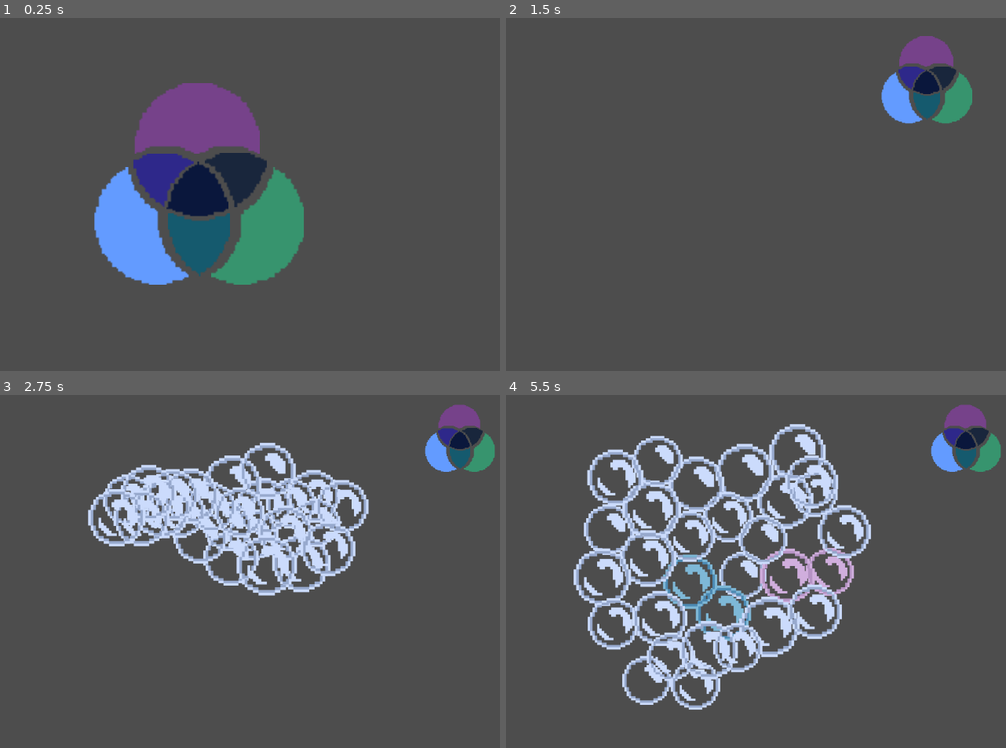
Above: before the commit, frames 1-4 (two rows, left to right).
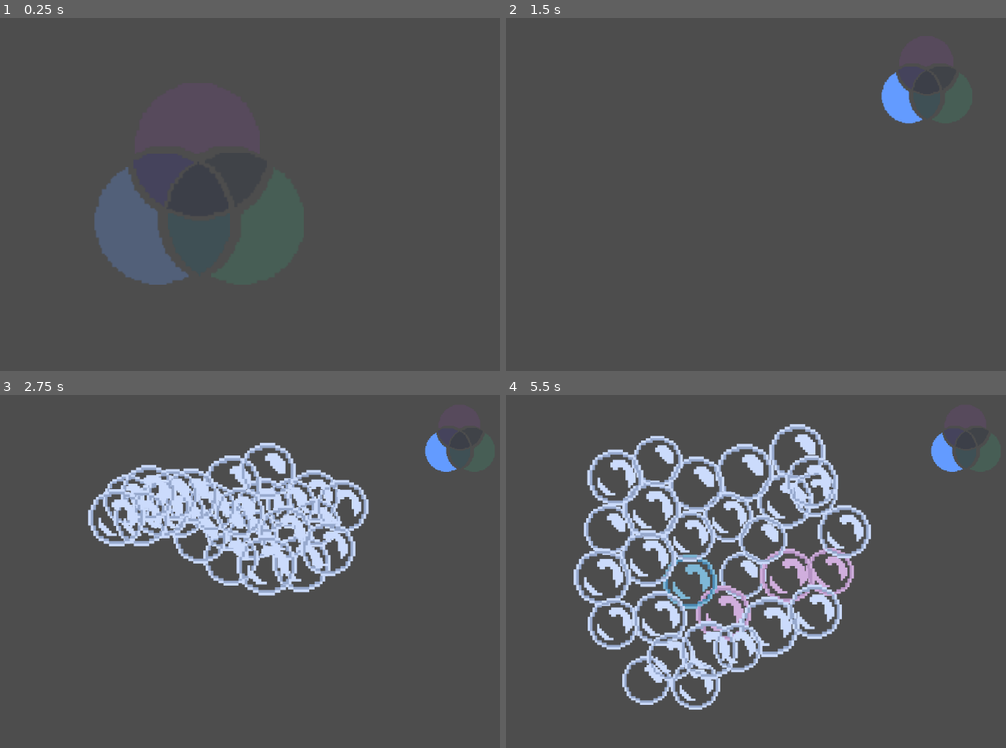
Above: after the commit, the same moments.

Repository: davirss/fakeltd.
Game: Godot game, scene res://Scenes/game.tscn
Same seed, same stepped clock (60 frames per second), same inputs: the game is played once before the commit and once after it. This scene is started directly instead of the project's main scene.
Inputs (mouse positions are in pixels of both pictures, inside the frame that each line leads up to):
- Up to frame 1 (0.25 s): no input
- Up to frame 2 (1.5 s): tap Enter (ui_accept) at 0.5, 0.77 s; move the mouse to (651, 226) at 0.52 s; click (651, 226) at 0.6 s; move the mouse to (891, 134) at 1.27 s; click (891, 134) at 1.35 s
- Up to frame 3 (2.75 s): tap Enter (ui_accept) at 1.52 s; move the mouse to (240, 504) at 2.02 s; click (240, 504) at 2.1 s
- Up to frame 4 (5.5 s): move the mouse to (806, 564) at 2.77 s; click (806, 564) at 2.85 s; tap Enter (ui_accept) at 3.02, 3.77, 4.52 s; move the mouse to (751, 546) at 3.52 s; click (751, 546) at 3.6 s; move the mouse to (851, 486) at 4.27 s; click (851, 486) at 4.35 s; move the mouse to (811, 539) at 5.02 s; click (811, 539) at 5.1 s

The runs differ from the first frame. In frame 1, 15% of the frame differs, in the area x 18-61%, y 18-76%; in frame 2, 2.2%; in frame 3, 1.3%; in frame 4, 1.8%.

Commit message:
Make Venn diagram show user selection

Diff:
--- a/Scripts/venn_controller.gd
+++ b/Scripts/venn_controller.gd
@@ -1,97 +1,162 @@
-extends Node2D
+extends VennControllerDefinitions
+
 
 var right = false
 var left = false
 var top = false
 var selected = false
 
+@onready var _left_piece = LEFT_PIECE
+@onready var _left_right_piece = LEFT_RIGHT_PIECE
+@onready var _right_piece = RIGHT_PIECE
+@onready var _right_top_piece = RIGHT_TOP_PIECE
+@onready var _top_piece = TOP_PIECE
+@onready var _top_left_piece = LEFT_TOP_PIECE
+@onready var _center_piece = CENTER_PIECE
+
+
+func _ready():
+	_fade_all()
+
+
 func _process(delta: float) -> void:
 	if !selected && (Input.is_action_just_pressed("ui_accept") || Input.is_action_just_pressed("Select")):
 		_send_signal(left, top, right)
+
+
+func _fade_none() -> void:
+	if selected:
+		return
+
+	_left_piece.modulate = Color.WHITE
+	_left_right_piece.modulate = Color.WHITE
+	_right_piece.modulate = Color.WHITE
+	_right_top_piece.modulate = Color.WHITE
+	_top_piece.modulate = Color.WHITE
+	_top_left_piece.modulate = Color.WHITE
+	_center_piece.modulate = Color.WHITE
+
+
+func _fade_all() -> void:
+	if selected:
+		return
+
+	_left_piece.modulate = Color(1.0, 1.0, 1.0, 0.25)
+	_left_right_piece.modulate = Color(1.0, 1.0, 1.0, 0.25)
+	_right_piece.modulate = Color(1.0, 1.0, 1.0, 0.25)
+	_right_top_piece.modulate = Color(1.0, 1.0, 1.0, 0.25)
+	_top_piece.modulate = Color(1.0, 1.0, 1.0, 0.25)
+	_top_left_piece.modulate = Color(1.0, 1.0, 1.0, 0.25)
+	_center_piece.modulate = Color(1.0, 1.0, 1.0, 0.25)
+
+
+func _fade_all_except(pieces: Array[Area2D]) -> void:
+	if selected:
+		return
+
+	_fade_all()
+
+	for piece in pieces:
+		piece.modulate = Color.WHITE
+
 
 func _on_left_mouse_entered() -> void:
 	left = true
 	right = false
 	top = false
-	$Left.modulate = Color.BLACK
+	_fade_all_except([_left_piece])
+
 
 func _on_left_mouse_exited() -> void:
 	left = true
 	right = false
 	top = false
-	$Left.modulate = Color.WHITE
+	_fade_all()
+
 
 func _on_right_mouse_entered() -> void:
 	left = false
 	right = true
 	top = false
-	$Right.modulate = Color.BLACK
+	_fade_all_except([_right_piece])
+
 
 func _on_right_mouse_exited() -> void:
 	left = false
 	right = false
 	top = false
-	$Right.modulate = Color.WHITE
+	_fade_all()
+
 
 func _on_bottom_mouse_entered() -> void:
 	left = false
 	right = false
 	top = true
-	$Top.modulate = Color.BLACK
+	_fade_all_except([_top_piece])
+
 
 func _on_bottom_mouse_exited() -> void:
 	left = false
 	right = false
 	top = false
-	$Top.modulate = Color.WHITE
+	_fade_all()
+
 
 func _on_left_right_intersect_mouse_entered() -> void:
 	left = true
 	right = true
 	top = false
-	$LeftRightIntersect.modulate = Color.BLACK
+	_fade_all_except([_left_piece, _left_right_piece, _right_piece])
+
 
 func _on_left_right_intersect_mouse_exited() -> void:
 	left = false
 	right = false
 	top = false
-	$LeftRightIntersect.modulate = Color.WHITE
+	_fade_all()
+
 
 func _on_left_bot_intersect_mouse_entered() -> void:
 	left = true
 	right = false
 	top = true
-	$LeftTopIntersect.modulate = Color.BLACK
+	_fade_all_except([_top_piece, _top_left_piece, _left_piece])
+
 
 func _on_left_bot_intersect_mouse_exited() -> void:
 	left = false
 	right = false
 	top = false
-	$LeftTopIntersect.modulate = Color.WHITE
+	_fade_all()
+
 
 func _on_right_bot_intersect_mouse_entered() -> void:
 	left = false
 	right = true
 	top = true
-	$RightTopIntersect.modulate = Color.BLACK
+	_fade_all_except([_right_piece, _right_top_piece, _top_piece])
+
 
 func _on_right_bot_intersect_mouse_exited() -> void:
 	left = false
 	right = false
 	top = false
-	$RightTopIntersect.modulate = Color.WHITE
+	_fade_all()
+
 
 func _on_center_mouse_entered() -> void:
 	left = true
 	right = true
 	top = true
-	$Center.modulate = Color.BLACK
+	_fade_none()
+
 
 func _on_center_mouse_exited() -> void:
 	left = false
 	right = false
 	top = false
-	$Center.modulate = Color.WHITE
+	_fade_all()
+
 
 func _send_signal(left, top, right):
 	if (left || top || right):
--- /dev/null
+++ b/Scripts/venn_controller_defs.gd
@@ -0,0 +1,10 @@
+class_name VennControllerDefinitions extends Node2D
+
+
+@onready var LEFT_PIECE: Area2D = 		$Left
+@onready var LEFT_RIGHT_PIECE: Area2D = $LeftRightIntersect
+@onready var RIGHT_PIECE: Area2D = 		$Right
+@onready var RIGHT_TOP_PIECE: Area2D = 	$RightTopIntersect
+@onready var TOP_PIECE: Area2D = 		$Top
+@onready var LEFT_TOP_PIECE: Area2D = 	$LeftTopIntersect
+@onready var CENTER_PIECE: Area2D =		$Center
--- a/bubble/bubble.gd
+++ b/bubble/bubble.gd
@@ -10,11 +10,7 @@
 
 var floating_target: Marker2D
 
-var _distributions: Dictionary = {
-	BubbleDefinitions.BubbleState.WHATSAPP: 	0.33,
-	BubbleDefinitions.BubbleState.FACEBOOK: 	0.33,
-	BubbleDefinitions.BubbleState.INSTAGRAM:	0.33,
-}
+var distributions: Dictionary
 var _time_to_convert_milliseconds: float = 5000
 var _ttc_variable_margin_percent: float = 0.3
 
@@ -27,10 +23,10 @@
 
 
 func _calculate_distribution_ranges() -> void:
-	_distributions[BubbleDefinitions.BubbleState.FACEBOOK] += \
-		_distributions[BubbleDefinitions.BubbleState.WHATSAPP]
-	_distributions[BubbleDefinitions.BubbleState.INSTAGRAM] += \
-		_distributions[BubbleDefinitions.BubbleState.FACEBOOK]
+	distributions[BubbleDefinitions.BubbleState.FACEBOOK] += \
+		distributions[BubbleDefinitions.BubbleState.WHATSAPP]
+	distributions[BubbleDefinitions.BubbleState.INSTAGRAM] += \
+		distributions[BubbleDefinitions.BubbleState.FACEBOOK]
 
 
 func _calculate_variable_time_to_convert() -> void:
@@ -81,7 +77,7 @@
 	]
 
 	for next_bubble_state in bubble_states:
-		if (next_bubble_state_picker <= _distributions[next_bubble_state]):
+		if (next_bubble_state_picker < distributions[next_bubble_state]):
 			bubble_state = next_bubble_state
 			break
 
--- a/game_manager.gd
+++ b/game_manager.gd
@@ -1,6 +1,11 @@
 extends GameManagerDefinitions
 
 @export var initial_bubbles_amount  = 20
+
+var _round_started = false
+var _selected_group: Array[BubbleDefinitions.BubbleState]
+var _selected_distributions: Dictionary
+
 
 var _ft_variable_margin_percent = 0.1
 
@@ -14,11 +19,10 @@
 var bubble_change_cooldown = 2
 var bubble_change_countdown = bubble_change_cooldown
 
-var selected_group
-var round_started = false
 
 var audio = AudioStreamPlayer.new()
 @export var placeholder: PackedScene
+
 
 # Called when the node enters the scene tree for the first time.
 func _ready() -> void:
@@ -31,22 +35,78 @@
 	Global.bubble_clicked.connect(_on_bubble_clicked)
 	Global.on_venn_pressed.connect(_on_ven_pressed)
 
+
 func _on_ven_pressed(left, top, right) -> void:
 	$VennController.selected = true
+
 	if left && !top && !right:
-		selected_group = [BubbleDefinitions.BubbleState.WHATSAPP]
+		_selected_group = [
+			BubbleDefinitions.BubbleState.FACEBOOK
+		]
+		_selected_distributions = {
+			BubbleDefinitions.BubbleState.WHATSAPP: 	0.375,
+			BubbleDefinitions.BubbleState.FACEBOOK: 	0.25,
+			BubbleDefinitions.BubbleState.INSTAGRAM:	0.375,
+		}
 	elif !left && top && !right:
-		selected_group = [BubbleDefinitions.BubbleState.FACEBOOK]
+		_selected_group = [
+			BubbleDefinitions.BubbleState.INSTAGRAM
+		]
+		_selected_distributions = {
+			BubbleDefinitions.BubbleState.WHATSAPP: 	0.375,
+			BubbleDefinitions.BubbleState.FACEBOOK: 	0.375,
+			BubbleDefinitions.BubbleState.INSTAGRAM:	0.25,
+		}
 	elif !left && !top && right:
-		selected_group = [BubbleDefinitions.BubbleState.INSTAGRAM]
+		_selected_group = [
+			BubbleDefinitions.BubbleState.WHATSAPP
+		]
+		_selected_distributions = {
+			BubbleDefinitions.BubbleState.WHATSAPP: 	0.25,
+			BubbleDefinitions.BubbleState.FACEBOOK: 	0.375,
+			BubbleDefinitions.BubbleState.INSTAGRAM:	0.375,
+		}
 	elif left && top && !right:
-		selected_group = [BubbleDefinitions.BubbleState.WHATSAPP, BubbleDefinitions.BubbleState.FACEBOOK]
+		_selected_group = [
+			BubbleDefinitions.BubbleState.FACEBOOK,
+			BubbleDefinitions.BubbleState.INSTAGRAM
+		]
+		_selected_distributions = {
+			BubbleDefinitions.BubbleState.WHATSAPP: 	0.5,
+			BubbleDefinitions.BubbleState.FACEBOOK: 	0.25,
+			BubbleDefinitions.BubbleState.INSTAGRAM:	0.25,
+		}
 	elif left && !top && right:
-		selected_group = [BubbleDefinitions.BubbleState.WHATSAPP, BubbleDefinitions.BubbleState.INSTAGRAM]
+		_selected_group = [
+			BubbleDefinitions.BubbleState.FACEBOOK,
+			BubbleDefinitions.BubbleState.WHATSAPP
+		]
+		_selected_distributions = {
+			BubbleDefinitions.BubbleState.WHATSAPP: 	0.25,
+			BubbleDefinitions.BubbleState.FACEBOOK: 	0.25,
+			BubbleDefinitions.BubbleState.INSTAGRAM:	0.5,
+		}
 	elif !left && top && right:
-		selected_group = [BubbleDefinitions.BubbleState.FACEBOOK, BubbleDefinitions.BubbleState.INSTAGRAM]
+		_selected_group = [
+			BubbleDefinitions.BubbleState.WHATSAPP,
+			BubbleDefinitions.BubbleState.INSTAGRAM
+		]
+		_selected_distributions = {
+			BubbleDefinitions.BubbleState.WHATSAPP: 	0.25,
+			BubbleDefinitions.BubbleState.FACEBOOK: 	0.5,
+			BubbleDefinitions.BubbleState.INSTAGRAM:	0.25,
+		}
 	elif left && top && right:
-		selected_group = [BubbleDefinitions.BubbleState.WHATSAPP, BubbleDefinitions.BubbleState.FACEBOOK, BubbleDefinitions.BubbleState.INSTAGRAM]
+		_selected_group = [
+			BubbleDefinitions.BubbleState.WHATSAPP,
+			BubbleDefinitions.BubbleState.FACEBOOK,
+			BubbleDefinitions.BubbleState.INSTAGRAM
+		]
+		_selected_distributions = {
+			BubbleDefinitions.BubbleState.WHATSAPP: 	0.33,
+			BubbleDefinitions.BubbleState.FACEBOOK: 	0.33,
+			BubbleDefinitions.BubbleState.INSTAGRAM:	0.33,
+		}
 	else:
 		print("Invalid state:", left, top, right)
 
@@ -55,7 +115,7 @@
 	_start_round()
 
 func _start_round() -> void:
-	round_started = true
+	_round_started = true
 	## Spawn the initial_bubbles_amount
 	_spawn_initial_bubbles()
 
@@ -70,7 +130,7 @@
 
 
 func _on_bubble_clicked(state: BubbleDefinitions.BubbleState, bubble: Bubble) -> void:
-	if (!selected_group.has(state)):
+	if (!_selected_group.has(state)):
 		print("Wrong bubble")
 		_on_wrong_bubble_popped()
 		bubble.queue_free()
@@ -111,25 +171,25 @@
 		SPAWNING_MARKER.position.y * (1 - _ft_variable_margin_percent),
 		SPAWNING_MARKER.position.y * (1 + _ft_variable_margin_percent),
 	)
+	new_bubble.distributions = _selected_distributions.duplicate(true)
 	FIELD.add_child(new_bubble)
 
 
 # Called every frame. 'delta' is the elapsed time since the previous frame.
 func _process(delta: float) -> void:
-	if round_started && !get_tree().has_group("bubble"):
-		round_started = false
+	if _round_started && !get_tree().has_group("bubble"):
+		_round_started = false
 		$AnimationPlayer.play_backwards("ven_animation")
 		await $AnimationPlayer.animation_finished
 		$VennController.selected = false
 
-	if round_started:
+	if _round_started:
 		_check_buble_spawn_countdown()
 		if (bubble_spawn_countdown >= 0):
 			bubble_spawn_countdown -= delta
-			print(str(bubble_spawn_countdown))
+
 
 func _check_buble_spawn_countdown():
-	print(bubble_spawn_countdown)
 	if bubble_spawn_countdown <= 0:
 		bubble_spawn_countdown = bubble_change_cooldown
 		_spawn_new_bubble()
